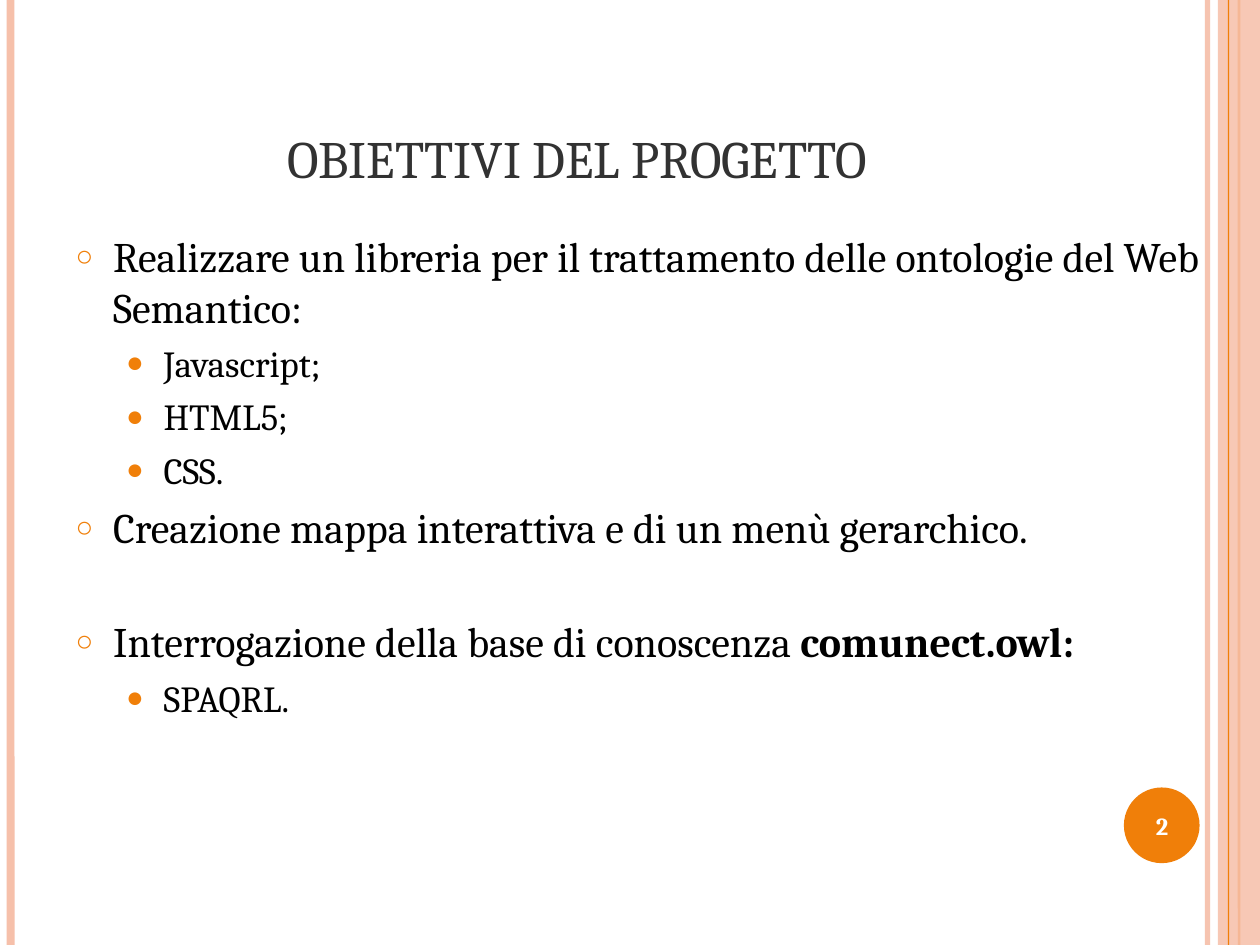
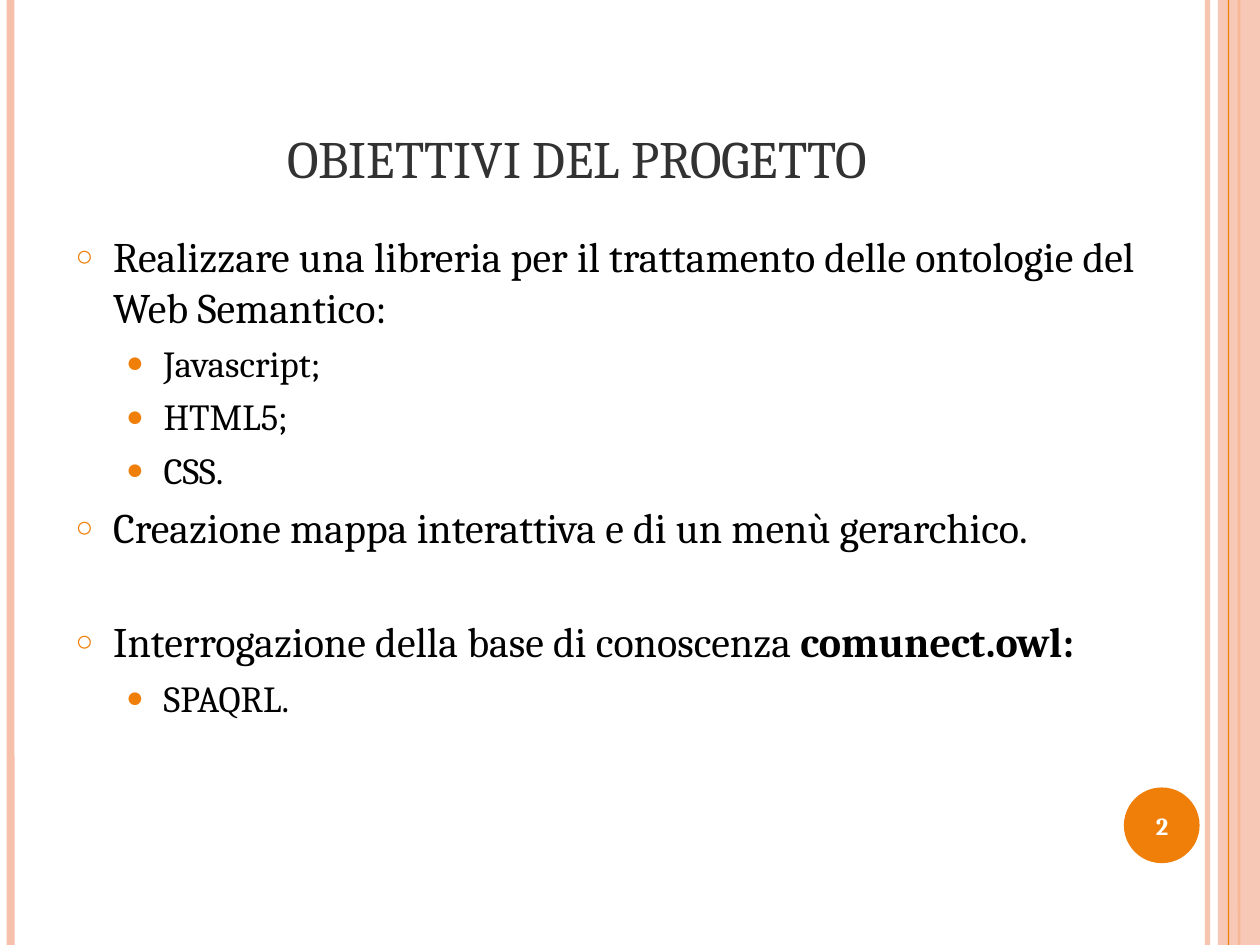
Before and after one commit to opendatahacklab/cityservices, a slide deck: slide 2 of thesis/Presentazione_Tesi.odp. Drawn at 1260x945 pixels with LibreOffice and Linux fonts; fonts in the diff are those of the drawing. Boxes give left, top, right and bottom in pixels: in the first picture for what was removed or moved away, otherwise in the second. Text is boxed around its words. In the diff, an @@ line names an element or a change of style, - is before the commit and + after.

```diff
--- a/thesis/Presentazione_Tesi.odp
+++ b/thesis/Presentazione_Tesi.odp
@@ text at <box>113,242,1135,324</box>: text changed @@
-○ Realizzare un libreria per il trattamento delle ontologie del Web Semantico:
+○ Realizzare una libreria per il trattamento delle ontologie del Web Semantico:
```
Also in this commit, not shown: 4 other slides changed, 1 other file.
